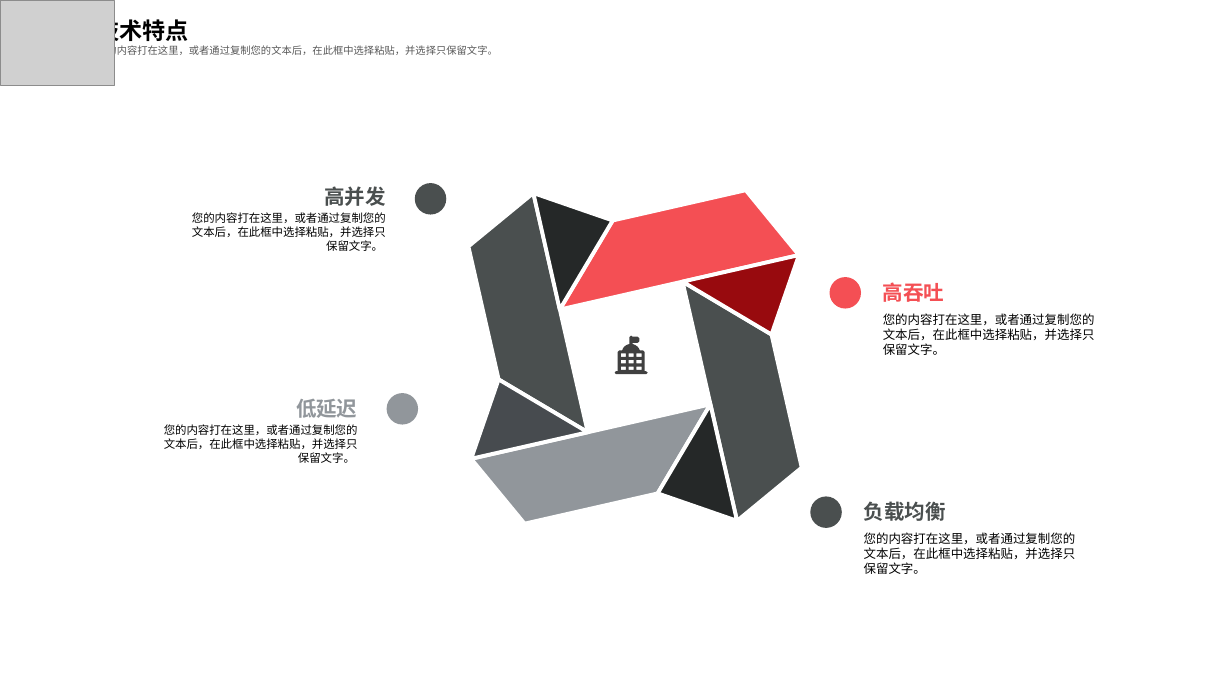
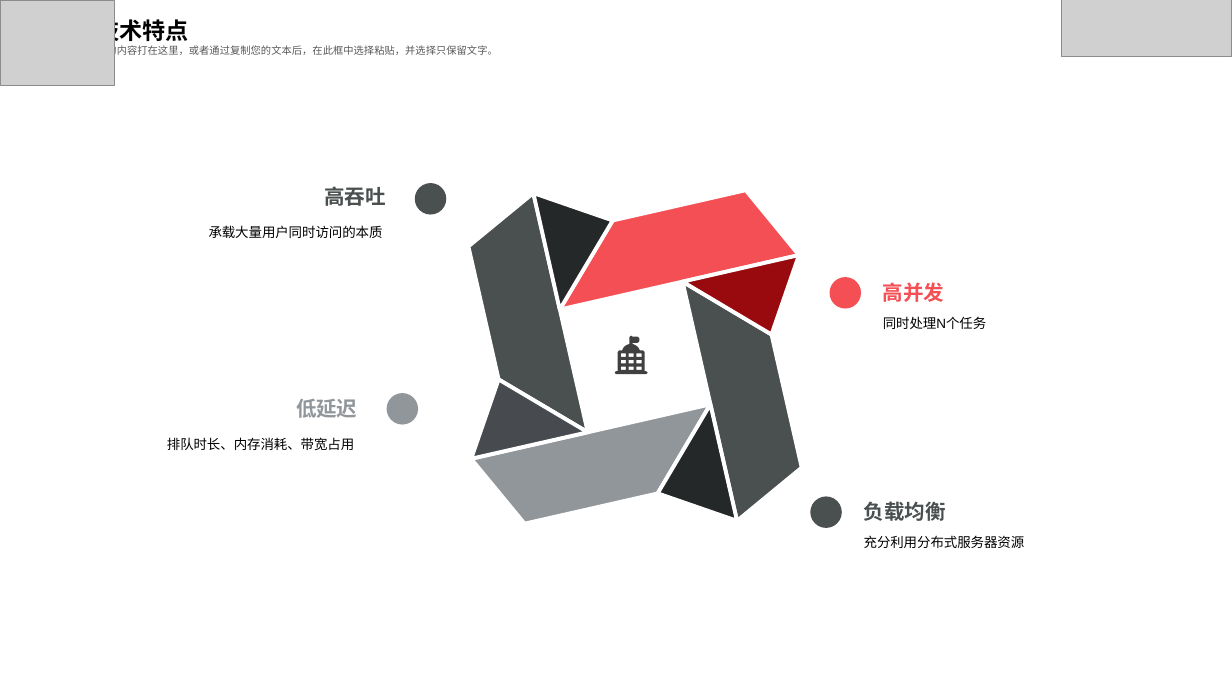
Before and after one commit to feiweihy/SpringCloud, a slide deck: slide 6 of documents/1-技术交流/中交金卡技术交流20190505.pptx. Drawn at 1232x693 pixels with LibreOffice and Linux fonts; fonts in the diff are those of the drawing; grey boxes stand for pictures. Boxes give left, top, right and bottom in pixels: in the first picture for what was removed or moved away, otherwise in the second. Text is boxed around its words. In the diff, an @@ line names an element or a change of style, - is before the commit and + after.

```diff
--- a/documents/1-技术交流/中交金卡技术交流20190505.pptx
+++ b/documents/1-技术交流/中交金卡技术交流20190505.pptx
@@ picture added at (1062, 0, 1232, 56) @@
@@ text at (324, 186, 385, 206): text changed @@
-高并发
+高吞吐
@@ text at (209, 225, 383, 238): text changed; size 8.9 to 10.5 pt @@
-您的内容打在这里，或者通过复制您的文本后，在此框中选择粘贴，并选择只保留文字。
+承载大量用户同时访问的本质
@@ text at (883, 282, 944, 302): text changed @@
-高吞吐
+高并发
@@ text at (883, 316, 986, 329): text changed; size 9.7 to 10.5 pt @@
-您的内容打在这里，或者通过复制您的文本后，在此框中选择粘贴，并选择只保留文字。
+同时处理N个任务
@@ text at (167, 437, 354, 451): text changed; size 8.9 to 10.5 pt @@
-您的内容打在这里，或者通过复制您的文本后，在此框中选择粘贴，并选择只保留文字。
+排队时长、内存消耗、带宽占用
@@ text at (864, 535, 1025, 548): text changed; size 9.7 to 10.5 pt @@
-您的内容打在这里，或者通过复制您的文本后，在此框中选择粘贴，并选择只保留文字。
+充分利用分布式服务器资源
```
Also in this commit, not shown: 23 other slides changed, 4 slides added, 4 slides removed.
